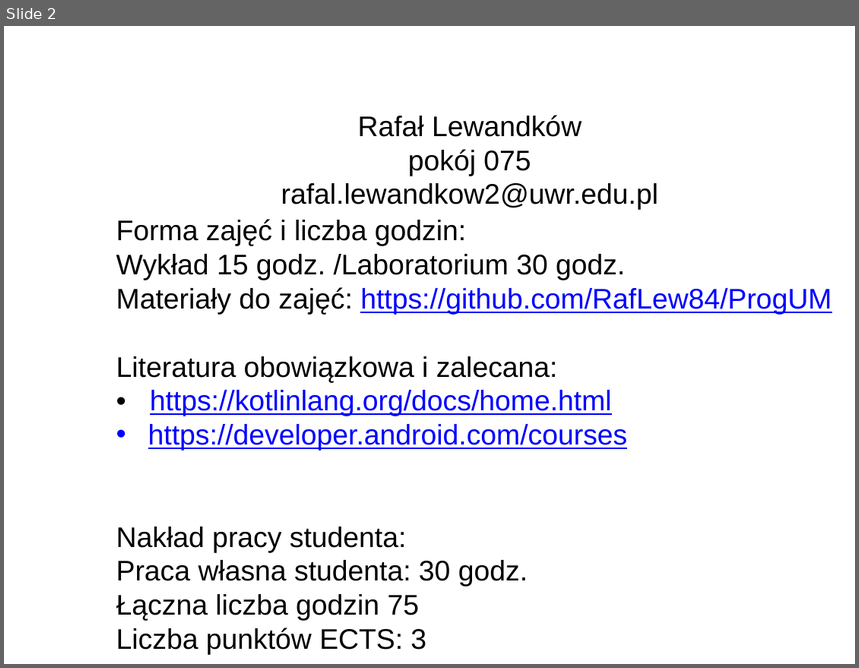
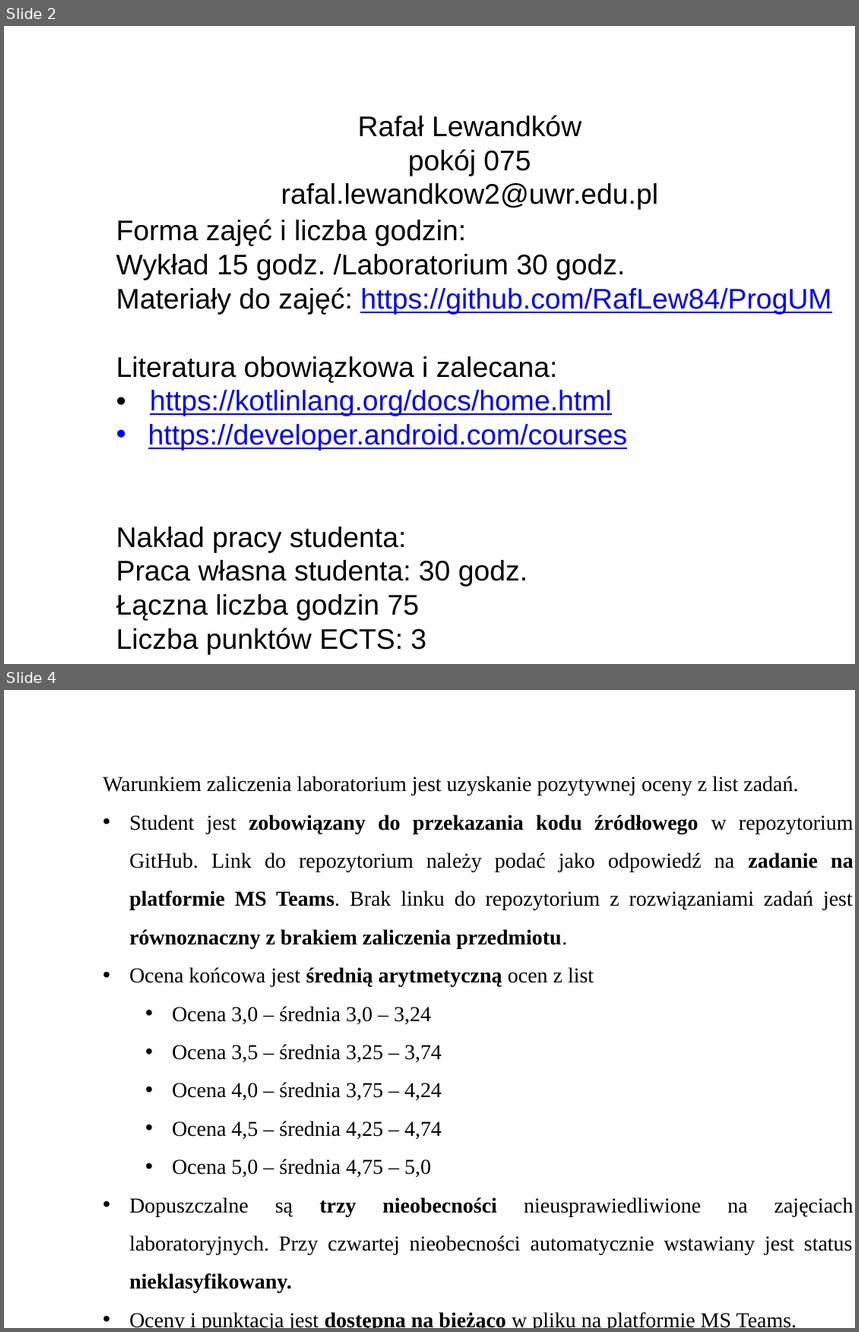
Before and after one commit to RafLew84/ProgUM, a slide deck: PUM1/Wyk/Wyklad0.pptx. Shown one above the other, each under a label of ours: slide 2 before the commit, slides 2 and 4 after it; the slides between them are not shown. The pictures are 859x668 and 859x1332 pixels, drawn with LibreOffice and Linux fonts; fonts in the diff are those of the drawing; background and template pictures are left out. Boxes give left, top, right and bottom in pixels: in the first picture for what was removed or moved away, otherwise in the second. Text is boxed around its words. In the diff, an @@ line names an element or a change of style, - is before the commit and + after.

```diff
--- a/PUM1/Wyk/Wyklad0.pptx
+++ b/PUM1/Wyk/Wyklad0.pptx
@@ slide 4 added at [4,690,855,1328], background picture (left out) @@
@@ text added at [103,776,854,1328], 18 pt, text #000000 @@
+Warunkiem zaliczenia laboratorium jest uzyskanie pozytywnej oceny z list zadań.
+• Student jest zobowiązany do przekazania kodu źródłowego w repozytorium GitHub. Link do repozytorium należy podać jako odpowiedź na zadanie na platformie MS Teams. Brak linku do repozytorium z rozwiązaniami zadań jest równoznaczny z brakiem zaliczenia przedmiotu.
+• Ocena końcowa jest średnią arytmetyczną ocen z list
+  • Ocena 3,0 – średnia 3,0 – 3,24
+  • Ocena 3,5 – średnia 3,25 – 3,74
+  • Ocena 4,0 – średnia 3,75 – 4,24
+  • Ocena 4,5 – średnia 4,25 – 4,74
+  • Ocena 5,0 – średnia 4,75 – 5,0
+• Dopuszczalne są trzy nieobecności nieusprawiedliwione na zajęciach laboratoryjnych. Przy czwartej nieobecności automatycznie wstawiany jest status nieklasyfikowany.
+• Oceny i punktacja jest dostępna na bieżąco w pliku na platformie MS Teams.
@@ text added at [207,776,292,792], 26 pt, text #FFFFFF @@
+ZASADY ZALICZENIA
```
Also in this commit, not shown: 2 slides changed.
